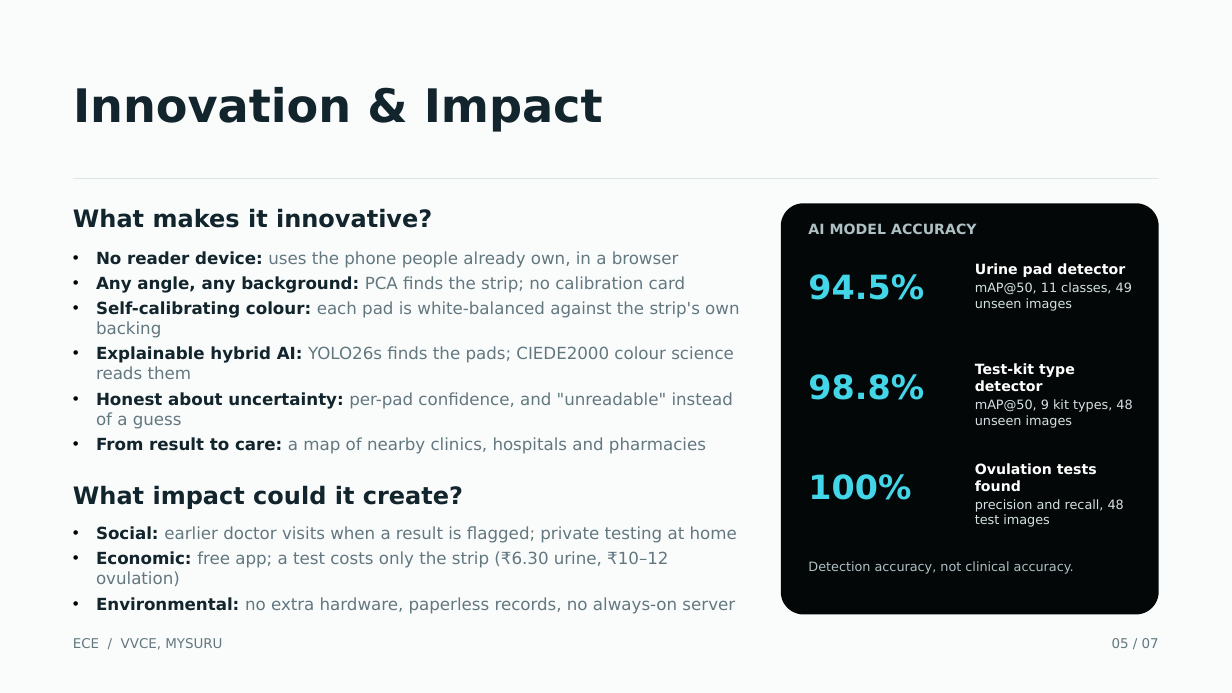
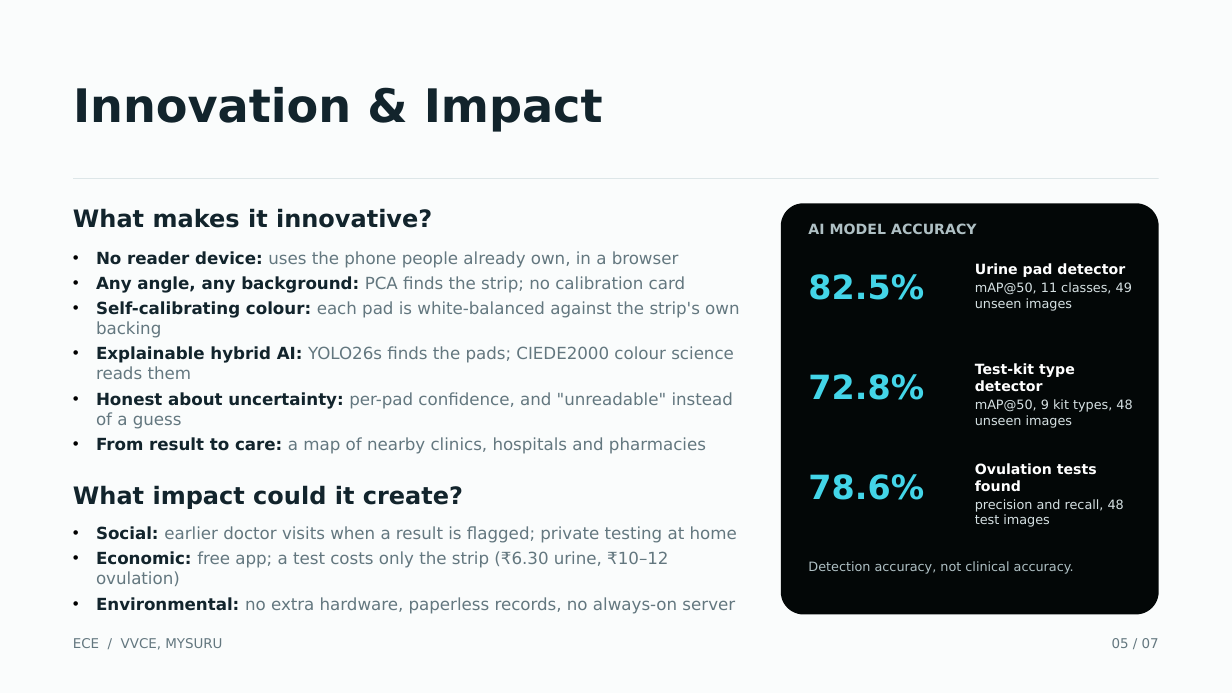
Before and after one commit to RividyathaSathakshi/LUMENOVA, a slide deck: slide 5 of presentation/Lumenova_TechShodha.pptx. Drawn at 1232x693 pixels with LibreOffice and Linux fonts; fonts in the diff are those of the drawing. Boxes give left, top, right and bottom in pixels: in the first picture for what was removed or moved away, otherwise in the second. Text is boxed around its words. In the diff, an @@ line names an element or a change of style, - is before the commit and + after.

```diff
--- a/presentation/Lumenova_TechShodha.pptx
+++ b/presentation/Lumenova_TechShodha.pptx
@@ text at (808, 274, 924, 300): text changed @@
-94.5%
+82.5%
@@ text at (808, 374, 924, 400): text changed @@
-98.8%
+72.8%
@@ text at (808, 474, 924, 500): text changed @@
-100%
+78.6%
```
